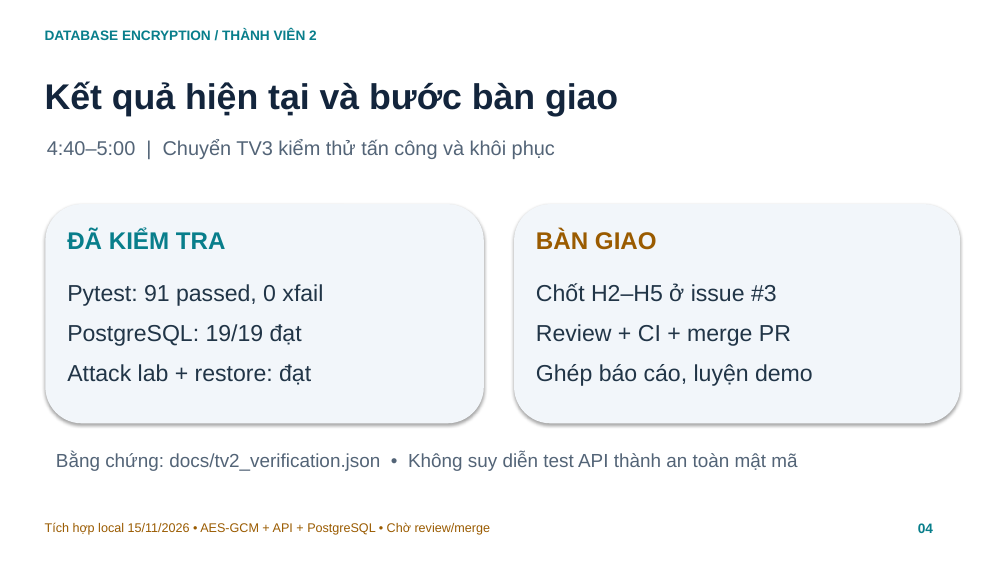
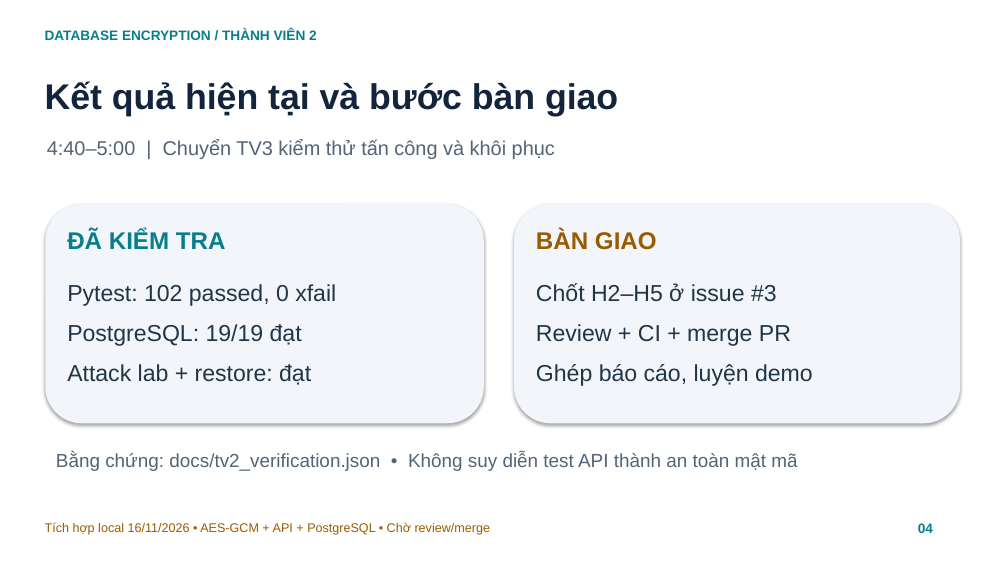
Before and after one commit to world-ender1/database-encryption-lab, a slide deck: slide 4 of docs/TV2_HE_THONG.pptx. Drawn at 1008x567 pixels with LibreOffice and Linux fonts; fonts in the diff are those of the drawing. Boxes give left, top, right and bottom in pixels: in the first picture for what was removed or moved away, otherwise in the second. Text is boxed around its words. In the diff, an @@ line names an element or a change of style, - is before the commit and + after.

```diff
--- a/docs/TV2_HE_THONG.pptx
+++ b/docs/TV2_HE_THONG.pptx
@@ text at (x1=67, y1=284, x2=336, y2=306): text changed @@
-Pytest: 91 passed, 0 xfail
+Pytest: 102 passed, 0 xfail
@@ text at (x1=45, y1=522, x2=490, y2=535): text changed @@
-Tích hợp local 15/11/2026 • AES-GCM + API + PostgreSQL • Chờ review/merge
+Tích hợp local 16/11/2026 • AES-GCM + API + PostgreSQL • Chờ review/merge
```
Also in this commit, not shown: 3 other slides changed, 30 other files.
